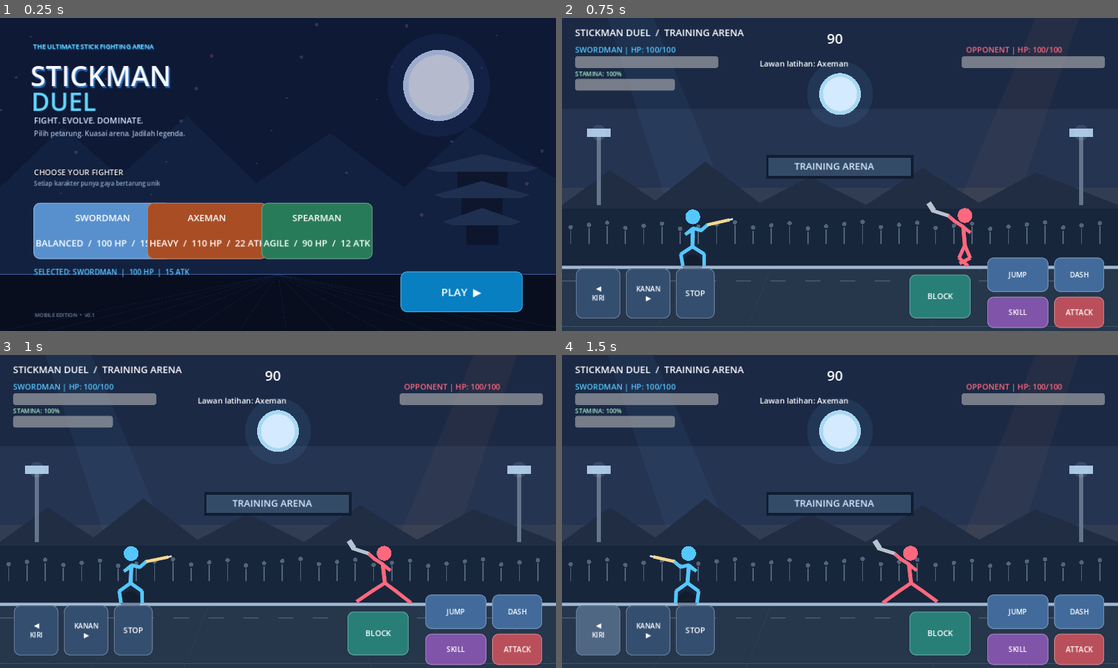
Above: before the commit, frames 1-4 (two rows, left to right).
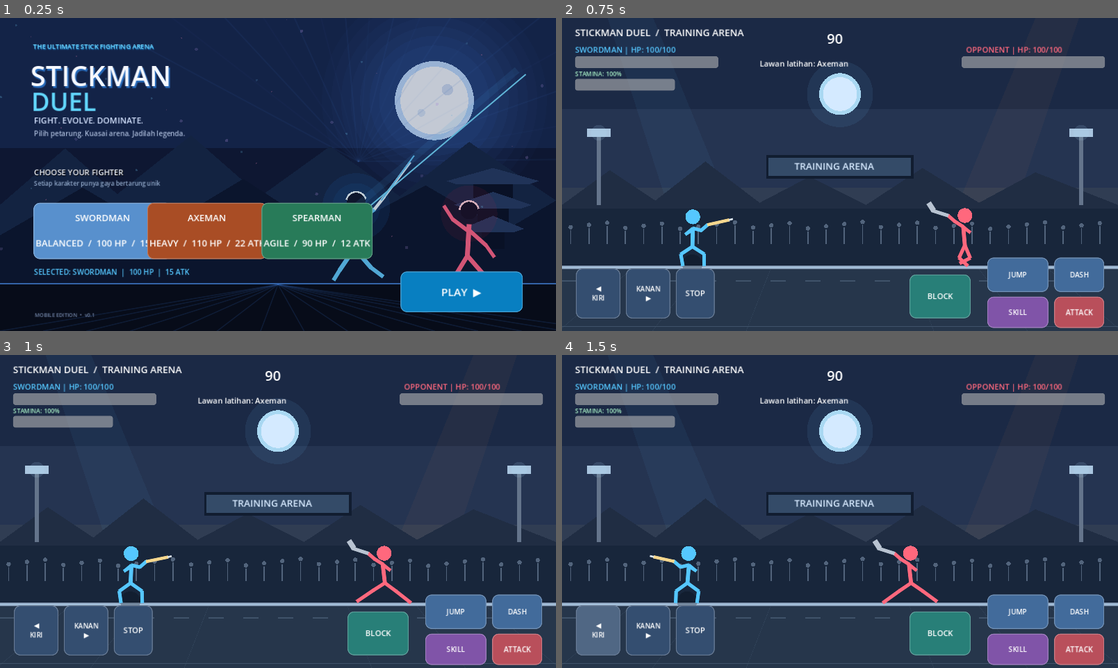
Above: after the commit, the same moments.

Repository: satriamada-web/stickman-duel
Game: Godot game, scene res://scenes/main.tscn
The game is run twice, just before and just after one commit, with the same random seed, the same clock (stepped at 60 frames per second) and the same inputs.
Inputs:
- Up to frame 1 (0.25 s): no input
- Up to frame 2 (0.75 s): click "PLAY ▶" at 0.5 s
- Up to frame 3 (1 s): no input
- Up to frame 4 (1.5 s): click "◀ KIRI" at 1.25 s

The runs differ from the first frame. In frame 1, 17% of the frame differs, in the area x 0-100%, y 0-100%; in frame 2, nothing differs; in frame 3, nothing differs; in frame 4, nothing differs.

Commit message:
Create cinematic anime battle main menu backdrop

Diff:
--- a/scripts/main.gd
+++ b/scripts/main.gd
@@ -394,45 +394,101 @@
 
 
 func _draw_menu_backdrop() -> void:
-	# Latar pemilihan petarung bergaya anime: malam, bulan, kuil, dan kelopak sakura.
-	draw_rect(Rect2(0, 0, 1280, 720), Color("#080f25"))
-	draw_rect(Rect2(0, 0, 1280, 430), Color("#111d3d"))
-	draw_circle(Vector2(1010, 155), 118.0, Color(0.30, 0.55, 1.0, 0.10))
-	draw_circle(Vector2(1010, 155), 82.0, Color("#c7d9ff"))
-	draw_circle(Vector2(1010, 155), 70.0, Color("#e7edff"))
-	# Siluet pegunungan.
+	# Cinematic anime-battle title screen: layered night sky, moon, arena and hero silhouettes.
+	draw_rect(Rect2(0, 0, 1280, 720), Color("#070b1c"))
+	draw_rect(Rect2(0, 0, 1280, 520), Color("#101b39"))
+	draw_rect(Rect2(0, 0, 1280, 300), Color("#172953"))
+	# Radial moon glow and moon disc.
+	for glow in range(7, 0, -1):
+		var radius := 105.0 + float(glow) * 22.0
+		var halo := Color("#4b8dff")
+		halo.a = 0.025 + float(7 - glow) * 0.006
+		draw_circle(Vector2(1000, 190), radius, halo)
+	draw_circle(Vector2(1000, 190), 91.0, Color("#b9d8ff"))
+	draw_circle(Vector2(1000, 190), 78.0, Color("#edf4ff"))
+	draw_circle(Vector2(1030, 165), 13.0, Color("#c8d9f5"))
+	draw_circle(Vector2(970, 218), 9.0, Color("#d2e2fa"))
+	# Anime-style energy rays behind the fighters.
+	for ray in range(17):
+		var angle := -2.65 + float(ray) * 0.165
+		var ray_start := Vector2(825, 330)
+		var ray_end := ray_start + Vector2(cos(angle), sin(angle)) * 560.0
+		var ray_color := Color("#3d72c8")
+		ray_color.a = 0.10 if ray % 2 == 0 else 0.045
+		draw_line(ray_start, ray_end, ray_color, 2.0, true)
+	# Distant mountain silhouettes.
 	draw_colored_polygon(PackedVector2Array([
-		Vector2(0, 390), Vector2(145, 250), Vector2(275, 365),
-		Vector2(430, 225), Vector2(590, 380), Vector2(760, 265),
-		Vector2(930, 390), Vector2(1080, 250), Vector2(1280, 370),
-		Vector2(1280, 590), Vector2(0, 590)
-	]), Color("#17284b"))
-	# Pagoda di sisi kanan.
+		Vector2(0, 430), Vector2(150, 300), Vector2(270, 405), Vector2(440, 270),
+		Vector2(600, 410), Vector2(760, 295), Vector2(920, 410), Vector2(1080, 285),
+		Vector2(1280, 420), Vector2(1280, 610), Vector2(0, 610)
+	]), Color("#17294b"))
+	draw_colored_polygon(PackedVector2Array([
+		Vector2(0, 500), Vector2(190, 390), Vector2(360, 490), Vector2(560, 370),
+		Vector2(760, 500), Vector2(980, 385), Vector2(1160, 490), Vector2(1280, 420),
+		Vector2(1280, 620), Vector2(0, 620)
+	]), Color("#0d1933"))
+	# Pagoda silhouette on the far right.
 	for floor_index in range(3):
-		var y := 340.0 + float(floor_index) * 62.0
-		var half_width := 105.0 - float(floor_index) * 19.0
-		draw_rect(Rect2(1110.0 - half_width * 0.55, y, half_width * 1.1, 58.0), Color("#101a32"))
+		var py := 370.0 + float(floor_index) * 55.0
+		var half_width := 82.0 - float(floor_index) * 17.0
+		draw_rect(Rect2(1135.0 - half_width * 0.55, py, half_width * 1.1, 52.0), Color("#0a142b"))
 		draw_colored_polygon(PackedVector2Array([
-			Vector2(1110.0 - half_width - 24.0, y + 5.0),
-			Vector2(1110.0, y - 27.0),
-			Vector2(1110.0 + half_width + 24.0, y + 5.0),
-			Vector2(1110.0 + half_width, y + 13.0),
-			Vector2(1110.0 - half_width, y + 13.0)
-		]), Color("#26395f"))
-	# Kelopak sakura sebagai aksen.
-	for petal_index in range(34):
-		var px := float((petal_index * 173 + 71) % 1280)
-		var py := float((petal_index * 97 + 43) % 510)
-		var petal_color := Color("#ff8fc3") if petal_index % 2 == 0 else Color("#c5a4ff")
-		petal_color.a = 0.24
-		draw_circle(Vector2(px, py), 2.0 + float(petal_index % 3), petal_color)
-	# Lantai dan garis cahaya.
-	draw_rect(Rect2(0, 590, 1280, 130), Color("#090f20"))
-	draw_line(Vector2(0, 590), Vector2(1280, 590), Color("#4b78c8"), 2.0)
-	for line_index in range(13):
-		var x := float(line_index) * 110.0
-		draw_line(Vector2(640, 590), Vector2(x, 720), Color(0.24, 0.43, 0.75, 0.18), 1.0)
-	draw_rect(Rect2(0, 0, 1280, 720), Color(0.02, 0.04, 0.10, 0.22))
+			Vector2(1135.0 - half_width - 24.0, py + 5.0), Vector2(1135.0, py - 25.0),
+			Vector2(1135.0 + half_width + 24.0, py + 5.0), Vector2(1135.0 + half_width, py + 13.0),
+			Vector2(1135.0 - half_width, py + 13.0)
+		]), Color("#263d68"))
+	# Hero A: blue sword fighter, posed on the right side of the title screen.
+	var blue := Color("#62caff")
+	var white := Color("#e8f6ff")
+	var hero := Vector2(820, 535)
+	draw_circle(hero + Vector2(0, -100), 78.0, Color(0.12, 0.55, 1.0, 0.10))
+	draw_circle(hero + Vector2(0, -100), 55.0, Color(0.12, 0.55, 1.0, 0.08))
+	draw_line(hero + Vector2(0, -78), hero + Vector2(-4, -5), blue, 11.0, true)
+	draw_circle(hero + Vector2(0, -112), 22.0, Color("#101a32"))
+	draw_arc(hero + Vector2(0, -112), 23.0, 3.35, 6.0, 18, white, 4.0)
+	draw_line(hero + Vector2(-2, -65), hero + Vector2(-39, -32), blue, 8.0, true)
+	draw_line(hero + Vector2(-39, -32), hero + Vector2(-56, -4), blue, 7.0, true)
+	draw_line(hero + Vector2(2, -65), hero + Vector2(42, -95), blue, 8.0, true)
+	draw_line(hero + Vector2(42, -95), hero + Vector2(65, -124), white, 6.0, true)
+	draw_line(hero + Vector2(65, -124), hero + Vector2(124, -203), Color("#d9efff"), 5.0, true)
+	draw_line(hero + Vector2(58, -116), hero + Vector2(133, -218), Color("#63caff"), 2.0, true)
+	draw_line(hero + Vector2(-4, -5), hero + Vector2(-38, 45), blue, 9.0, true)
+	draw_line(hero + Vector2(-38, 45), hero + Vector2(-52, 68), blue, 8.0, true)
+	draw_line(hero + Vector2(-4, -5), hero + Vector2(34, 39), blue, 9.0, true)
+	draw_line(hero + Vector2(34, 39), hero + Vector2(62, 60), blue, 8.0, true)
+	# Hero B: red rival silhouette, slightly behind the blue fighter.
+	var red := Color("#ff668c")
+	var rival := Vector2(1080, 555)
+	draw_circle(rival + Vector2(0, -105), 65.0, Color(1.0, 0.12, 0.30, 0.08))
+	draw_line(rival + Vector2(0, -80), rival + Vector2(-4, -8), red, 10.0, true)
+	draw_circle(rival + Vector2(0, -112), 20.0, Color("#1b142c"))
+	draw_arc(rival + Vector2(0, -112), 22.0, 3.2, 6.1, 18, Color("#ffd0dc"), 4.0)
+	draw_line(rival + Vector2(-2, -65), rival + Vector2(-38, -92), red, 8.0, true)
+	draw_line(rival + Vector2(-38, -92), rival + Vector2(-58, -123), red, 7.0, true)
+	draw_line(rival + Vector2(2, -65), rival + Vector2(39, -32), red, 8.0, true)
+	draw_line(rival + Vector2(39, -32), rival + Vector2(58, -5), red, 7.0, true)
+	draw_line(rival + Vector2(-4, -8), rival + Vector2(-35, 43), red, 9.0, true)
+	draw_line(rival + Vector2(-35, 43), rival + Vector2(-50, 66), red, 8.0, true)
+	draw_line(rival + Vector2(-4, -8), rival + Vector2(36, 38), red, 9.0, true)
+	draw_line(rival + Vector2(36, 38), rival + Vector2(63, 58), red, 8.0, true)
+	# Floating sparks and sakura-like particles.
+	for particle in range(48):
+		var px := float((particle * 173 + 71) % 1280)
+		var py := float((particle * 97 + 43) % 540)
+		var particle_color := Color("#ff8fc3") if particle % 3 == 0 else (Color("#74cfff") if particle % 3 == 1 else Color("#c5a4ff"))
+		particle_color.a = 0.18 + float(particle % 4) * 0.035
+		draw_circle(Vector2(px, py), 1.5 + float(particle % 3), particle_color)
+	# Foreground arena floor, glowing edge and perspective lanes.
+	draw_rect(Rect2(0, 610, 1280, 110), Color("#080d1b"))
+	draw_rect(Rect2(0, 610, 1280, 3), Color("#3f78c7"))
+	draw_line(Vector2(0, 613), Vector2(1280, 613), Color("#8edcff"), 1.0)
+	for lane in range(15):
+		var x := float(lane) * 100.0
+		draw_line(Vector2(640, 613), Vector2(x, 720), Color(0.25, 0.53, 0.95, 0.16), 1.2, true)
+	# Diagonal energy slash frames the right side.
+	draw_line(Vector2(730, 510), Vector2(1190, 120), Color(0.30, 0.70, 1.0, 0.12), 15.0, true)
+	draw_line(Vector2(760, 510), Vector2(1210, 130), Color("#72d8ff"), 2.0, true)
+	draw_rect(Rect2(0, 0, 1280, 720), Color(0.015, 0.025, 0.07, 0.18))
 
 
 func _draw_arena_background() -> void:
